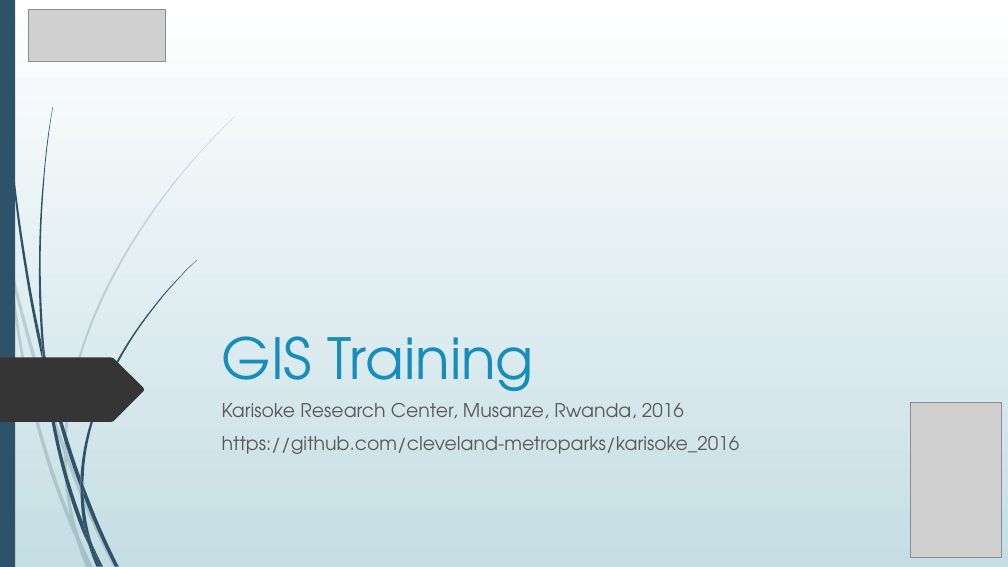
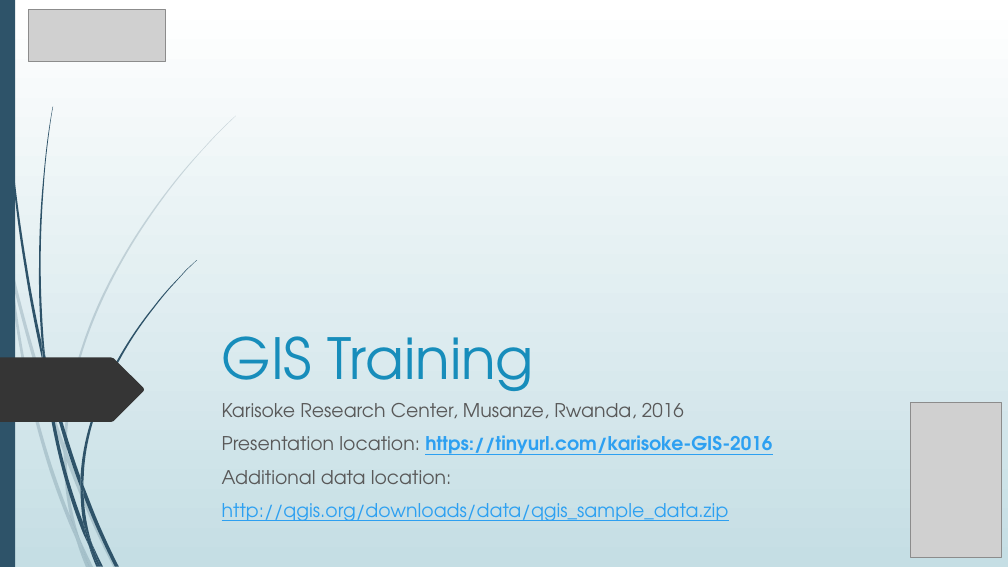
Before and after one commit to cleveland-metroparks/karisoke_2016, a slide deck: slide 1 of GIS Training.pptx. Drawn at 1008x567 pixels with LibreOffice and Linux fonts; fonts in the diff are those of the drawing; grey boxes stand for pictures. Boxes give left, top, right and bottom in pixels: in the first picture for what was removed or moved away, otherwise in the second. Text is boxed around its words. In the diff, an @@ line names an element or a change of style, - is before the commit and + after.

Commit message:
update pptx

```diff
--- a/GIS Training.pptx
+++ b/GIS Training.pptx
@@ subtitle at [222, 435, 772, 521]: text changed; text colour #595959 to #2DA0F1 @@
-https://github.com/cleveland-metroparks/karisoke_2016
+Presentation location: https://tinyurl.com/karisoke-GIS-2016
+Additional data location:
+http://qgis.org/downloads/data/qgis_sample_data.zip
```
Also in this commit, not shown: 2 other slides changed, 1 slide added.
